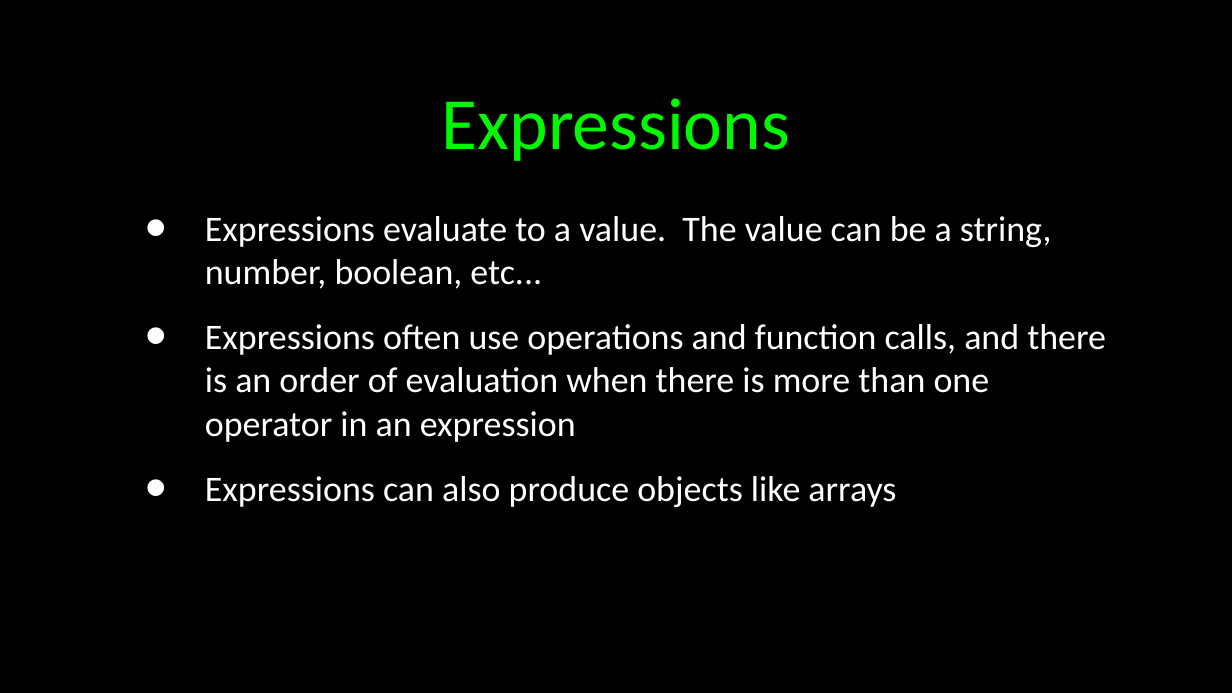
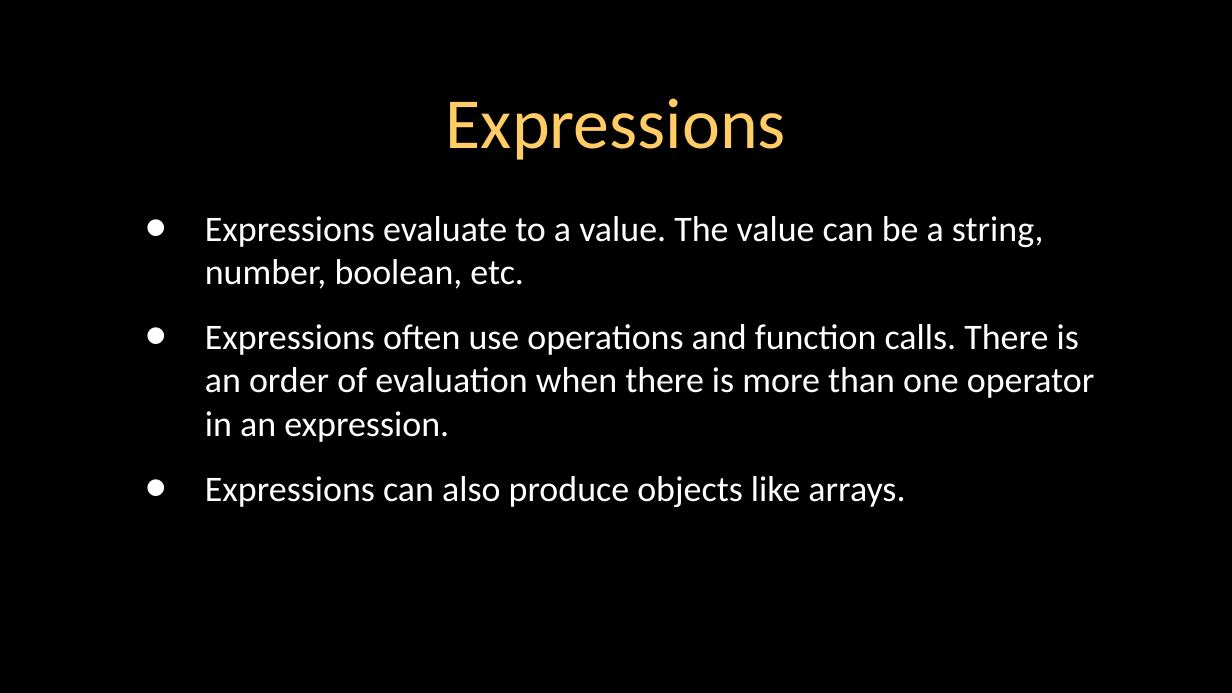
Before and after one commit to csev/wa4e, a slide deck: slide 20 of lectures/PHP-01-Overview.ppt. Drawn at 1232x693 pixels with LibreOffice and Linux fonts; fonts in the diff are those of the drawing. Boxes give left, top, right and bottom in pixels: in the first picture for what was removed or moved away, otherwise in the second. Text is boxed around its words. In the diff, an @@ line names an element or a change of style, - is before the commit and + after.

```diff
--- a/lectures/PHP-01-Overview.ppt
+++ b/lectures/PHP-01-Overview.ppt
@@ title "Expressions" at bbox=[446, 98, 786, 160]: size 43 to 42 pt, text colour #00F900 to #FFCC66 @@
@@ text at bbox=[205, 216, 1094, 507]: text changed @@
-• Expressions evaluate to a value. The value can be a string, number, boolean, etc...
-• Expressions often use operations and function calls, and there is an order of evaluation when there is more than one operator in an expression
-• Expressions can also produce objects like arrays
+• Expressions evaluate to a value. The value can be a string, number, boolean, etc.
+• Expressions often use operations and function calls. There is an order of evaluation when there is more than one operator in an expression.
+• Expressions can also produce objects like arrays.
```
Also in this commit, not shown: 44 other slides changed, 3 other files.
